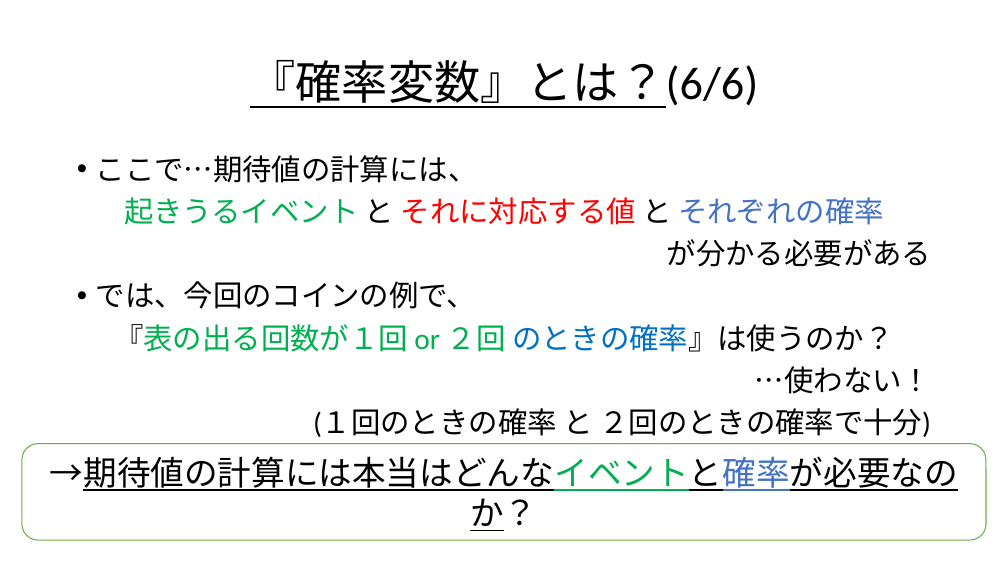
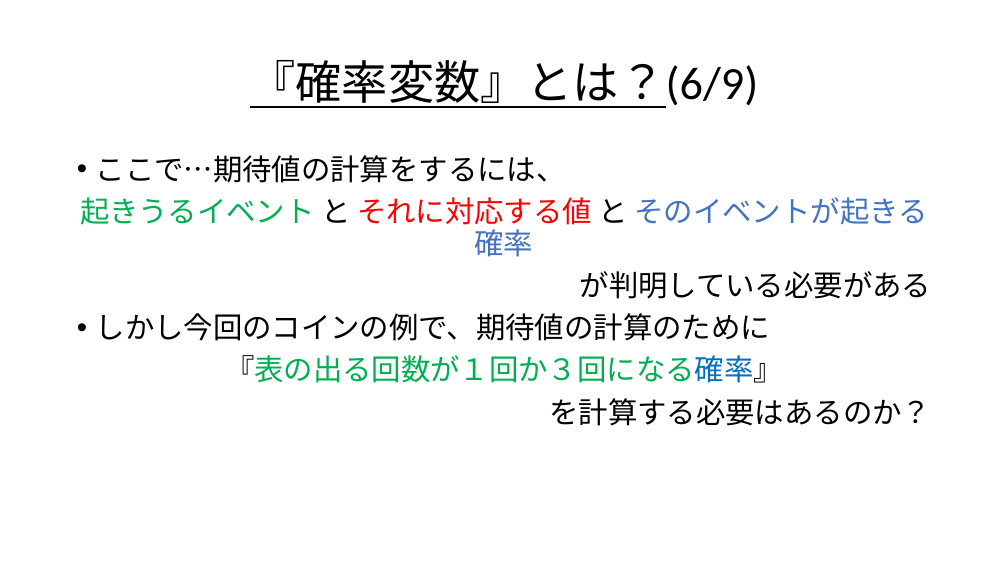
Before and after one commit to Ryo-KATAYAMA/Senior_Project, a slide deck: slide 32 of Chapter4_1.pptx. Drawn at 1008x567 pixels with LibreOffice and Linux fonts; fonts in the diff are those of the drawing. Boxes give left, top, right and bottom in pixels: in the first picture for what was removed or moved away, otherwise in the second. Text is boxed around its words. In the diff, an @@ line names an element or a change of style, - is before the commit and + after.

```diff
--- a/Chapter4_1.pptx
+++ b/Chapter4_1.pptx
@@ title at <box>250,60,759,108</box>: text changed @@
-『確率変数』とは？(6/6)
+『確率変数』とは？(6/9)
@@ text at <box>80,155,931,426</box>: text changed @@
-• ここで…期待値の計算には、
-起きうるイベント と それに対応する値 と それぞれの確率
-が分かる必要がある
-• では、今回のコインの例で、
-『表の出る回数が１回 or ２回 のときの確率』は使うのか？
-…使わない！
-(１回のときの確率 と ２回のときの確率で十分)
+• ここで…期待値の計算をするには、
+起きうるイベント と それに対応する値 と そのイベントが起きる確率
+が判明している必要がある
+• しかし今回のコインの例で、期待値の計算のために
+『表の出る回数が１回か３回になる確率』
+を計算する必要はあるのか？
@@ rounded rectangle removed at <box>22,444,986,541</box> @@
-→期待値の計算には本当はどんなイベントと確率が必要なのか？
```
Also in this commit, not shown: 45 other slides changed, 17 slides added, 4 slides removed.
